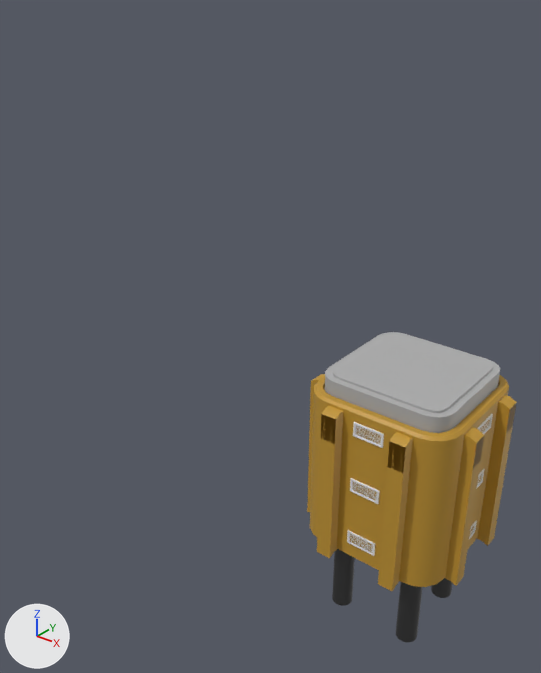
Before and after pictures for a commit that changed the FBX model Assets/Models/Models/Stomper_004.fbx.
Before and after are seen from a 50 mm camera at (11.0, -22.1, 14.6) aimed at (-5.3, -1.6, 1.9). Arrows for +X, +Y and +Z are at lower left; the lights stay in place. Objects named as collision shapes, trigger or cutter boxes, shadow casters or lower levels of detail are left out. Where no turn or scale is listed for an object, it has been applied to the vertices. Vertices at the same position are counted once.

The scene before the commit, as lines of its bpy script (objects in view):
```python
me_cube_028 = bpy.data.meshes.new('Cube.028')
me_cube_028.from_pydata(...)  # 362 vertices, 264 faces; spans x -3.37..3.37, y -3.37..3.37, z -5.62..0.96
me_cube_028.materials.append(mat_tubes)  # picture img_tube_png
me_cube_029 = bpy.data.meshes.new('Cube.029')
me_cube_029.from_pydata(...)  # 98 vertices, 80 faces; spans x -2.53..2.53, y -2.53..2.53, z 2.15..2.91
me_cube_029.materials.append(mat_turbine)  # grey #aeaeae
me_cube_033 = bpy.data.meshes.new('Cube.033')
me_cube_033.from_pydata(...)  # 256 vertices, 200 faces; spans x -2.03..2.03, y -2.01..2.01, z -8.07..2.36
me_cube_033.materials.append(mat_hallway)  # picture img_hallway_png
me_cube_034 = bpy.data.meshes.new('Cube.034')
me_cube_034.from_pydata(...)  # 720 vertices, 372 faces; spans x -2.96..2.96, y -2.96..2.96, z -4.58..0.78
ob_stomper = bpy.data.objects.new('Stomper', me_cube_028)
ob_stomper.location = (0.0, 0.0, 0.0)
ob_stomper_001 = bpy.data.objects.new('Stomper.001', me_cube_029)
ob_stomper_001.location = (0.0, 0.0, -1.32)
ob_stomper_002 = bpy.data.objects.new('Stomper.002', me_cube_033)
ob_stomper_002.location = (0.0, 0.0, -1.32)
ob_vent_025 = bpy.data.objects.new('Vent.025', me_cube_034)
ob_vent_025.location = (0.0, 0.0, -0.27)
```
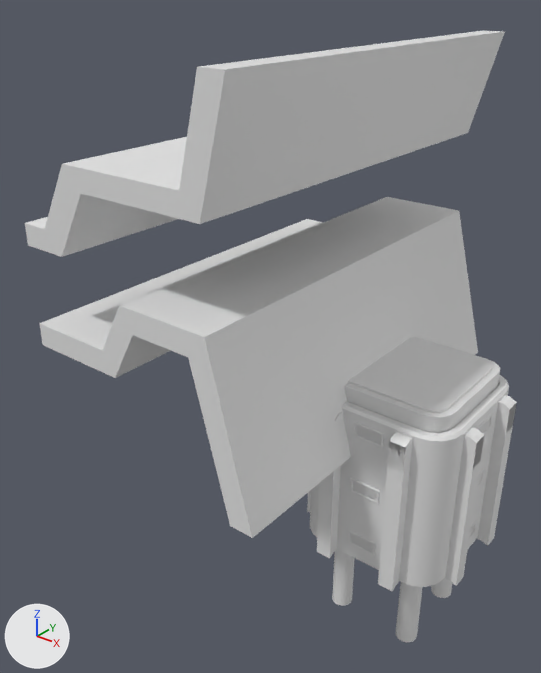
Where the newer file only moved an object's origin or applied its transform, the numbers keep the older frame.

The change, as a diff of the scene's bpy script:
```diff
--- a/Assets/Models/Models/Stomper_004.fbx.py
+++ b/Assets/Models/Models/Stomper_004.fbx.py
@@ me_cube_028 @@
 me_cube_028.from_pydata(...)  # 362 vertices, 264 faces; spans x -3.37..3.37, y -3.37..3.37, z -5.62..0.96
 # used by ob_stomper; location = (0.0, 0.0, 0.0)
-me_cube_028.materials.append(mat_tubes)  # picture img_tube_png
+# me_cube_028 part 1: texture (UV) coordinates of 264 of 264 faces, centred in x -3.37..3.37, y -3.37..3.37, z -5.56..0.96, changed; they spanned u 0.21..0.28, v 0.13..0.2 and now span u 0.0..1.0, v 0.01..1.0
@@ me_cube_029 @@
 me_cube_029.from_pydata(...)  # 98 vertices, 80 faces; spans x -2.53..2.53, y -2.53..2.53, z 2.15..2.91
-me_cube_029.materials.append(mat_turbine)  # grey #aeaeae
@@ me_cube_033 @@
 me_cube_033.from_pydata(...)  # 256 vertices, 200 faces; spans x -2.03..2.03, y -2.01..2.01, z -8.07..2.36
-me_cube_033.materials.append(mat_hallway)  # picture img_hallway_png
@@ me_cube_028_1 @@
+me_cube_028_1.from_pydata(...)  # 48 vertices, 44 faces; spans x -10.4..-0.7, y -8.4..7.6, z -1.0..12.6
@@ ob_tube_base_001 @@
+ob_tube_base_001 = bpy.data.objects.new('Tube Base.001', me_cube_028_1)
+ob_tube_base_001.location = (0.0, 0.0, 0.0)
```

Where the change shows, as pixel boxes [x1, y1, x2, y2] in the pictures (541 x 673 px):
'Tube Base.001', added: after [25, 31, 505, 538]
'Stomper', recoloured, surface changed (brown to grey): [307, 374, 517, 591] in both
'Stomper.001', recoloured: [325, 332, 500, 433] in both
'Stomper.002', recoloured (black to grey): [332, 549, 453, 642] in both
part 1 of me_cube_028, surface changed (brown to grey): before [307, 374, 517, 591]; after [307, 375, 517, 591]
